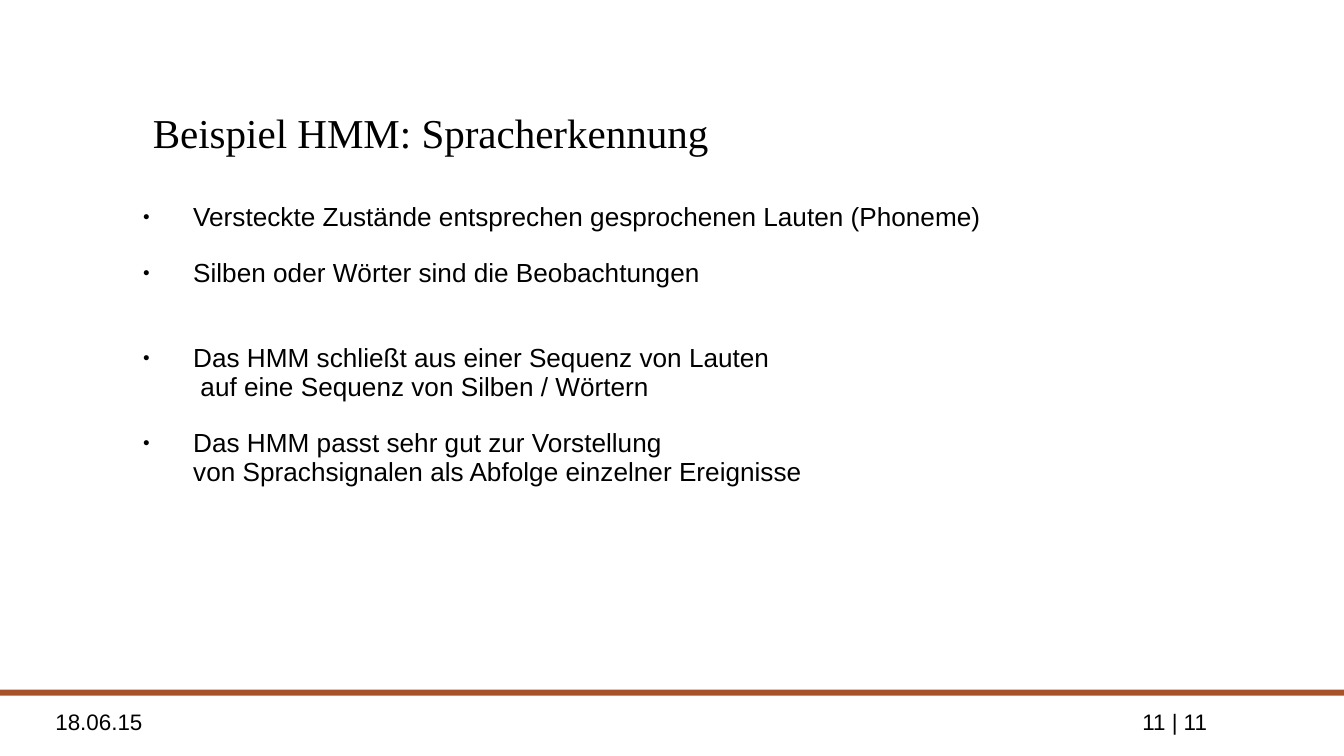
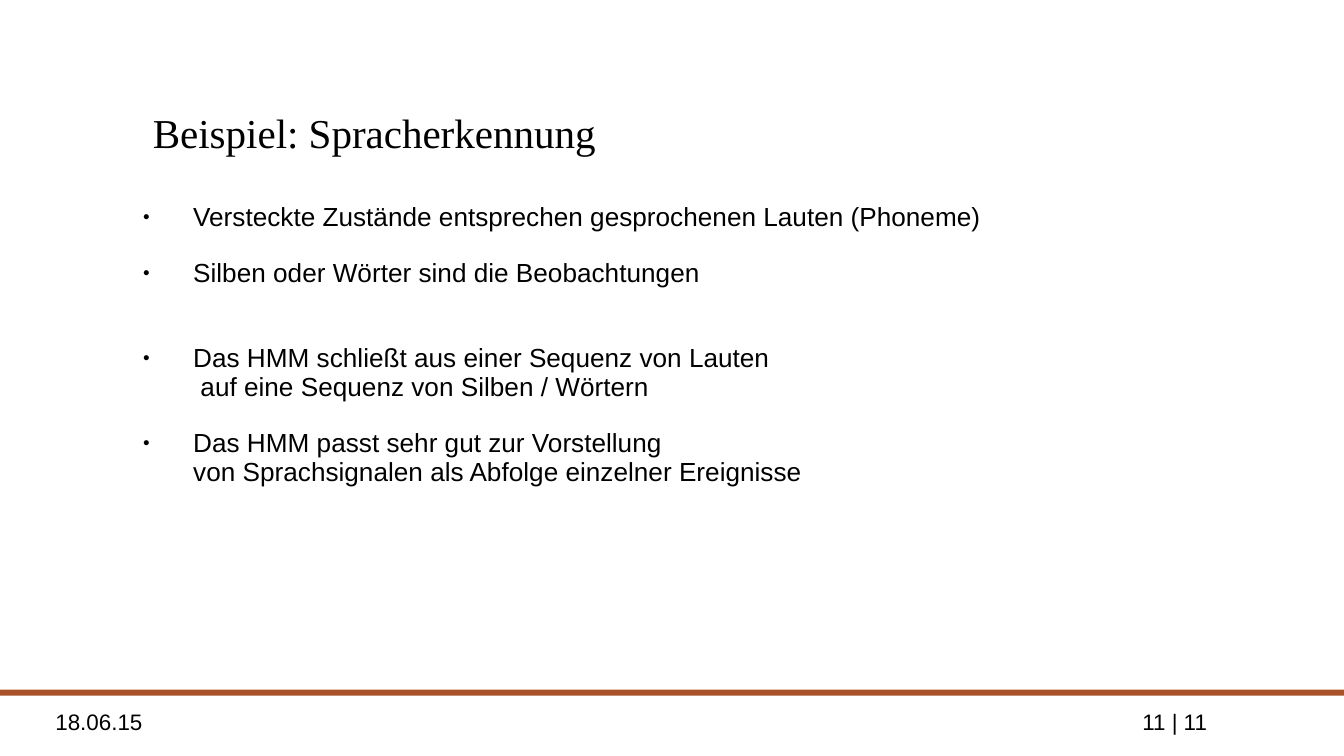
Before and after one commit to ppasler/Formale-Methoden-HMM, a slide deck: slide 11 of presentation/hidden_markov_pasler.odp. Drawn at 1344x756 pixels with LibreOffice and Linux fonts; fonts in the diff are those of the drawing; background and template pictures are left out. Boxes give left, top, right and bottom in pixels: in the first picture for what was removed or moved away, otherwise in the second. Text is boxed around its words. In the diff, an @@ line names an element or a change of style, - is before the commit and + after.

```diff
--- a/presentation/hidden_markov_pasler.odp
+++ b/presentation/hidden_markov_pasler.odp
@@ title at bbox=[153, 119, 596, 156]: text changed @@
-Beispiel HMM: Spracherkennung
+Beispiel: Spracherkennung
```
Also in this commit, not shown: 4 other slides changed, 5 slides added, 3 other files.
